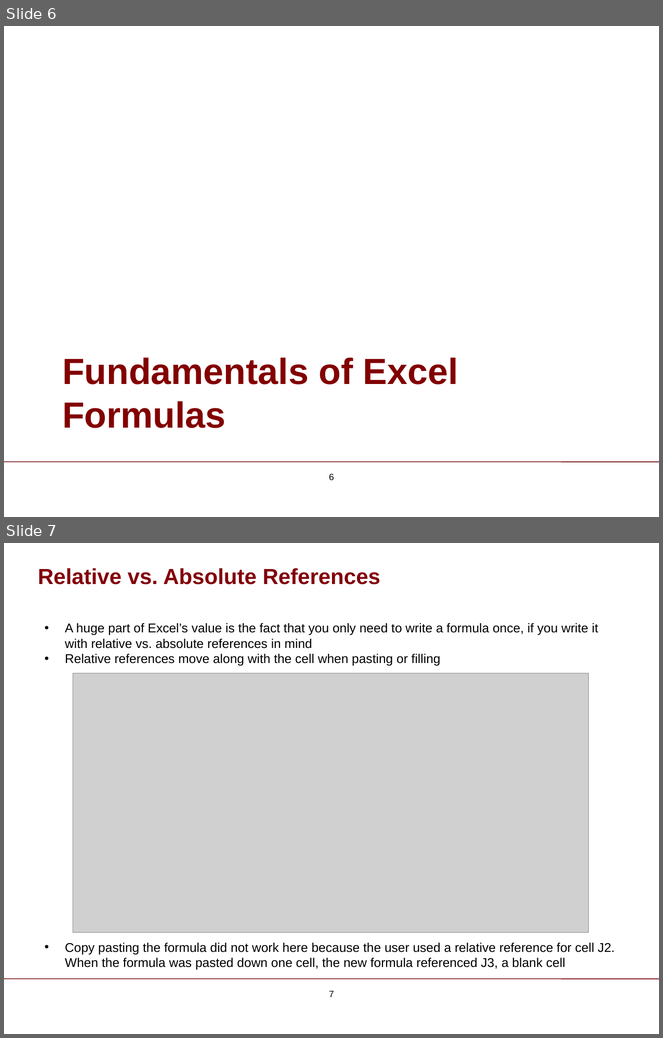
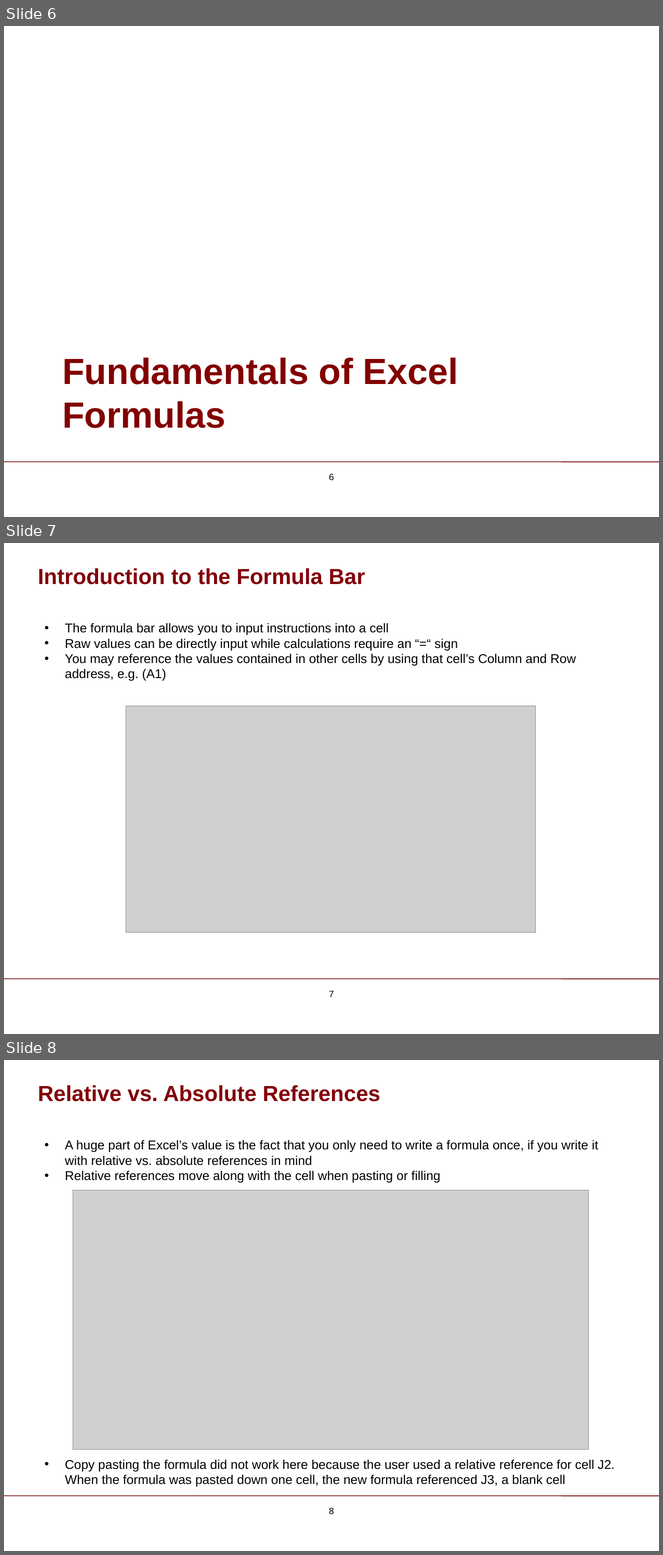
Before and after one commit to ChicagoBoothAnalytics/site, a slide deck: zzz MEDIA/Excel Basics.pptx. Shown one above the other, each under a label of ours: slides 6 and 7 before the commit, slides 6, 7 and 8 after it. The pictures are 663x1038 and 663x1555 pixels, drawn with LibreOffice and Linux fonts; fonts in the diff are those of the drawing; grey boxes stand for pictures; background and template pictures are left out. Boxes give left, top, right and bottom in pixels: in the first picture for what was removed or moved away, otherwise in the second. Text is boxed around its words. In the diff, an @@ line names an element or a change of style, - is before the commit and + after.

Commit message:
excel

```diff
--- a/zzz MEDIA/Excel Basics.pptx
+++ b/zzz MEDIA/Excel Basics.pptx
@@ slide 7 added at (4, 543, 659, 1034), background #FFFFFF; not listed: 1 template element that a slide beside it also shows @@
@@ text added at (38, 568, 365, 585), 24 pt, text #820009, bold @@
+Introduction to the Formula Bar
@@ table added at (407, 583, 422, 609), 1 rows, 1 columns @@
+
@@ text added at (65, 623, 576, 681), 14 pt, text #000000 @@
+• The formula bar allows you to input instructions into a cell
+• Raw values can be directly input while calculations require an “=“ sign
+• You may reference the values contained in other cells by using that cell’s Column and Row address, e.g. (A1)
@@ picture added at (126, 706, 536, 933) @@
@@ page number added at (329, 991, 334, 997), 10 pt, text #000000 @@
+7
@@ what was slide 7 is now slide 8 @@
@@ page number at (329, 1508, 334, 1514): text changed @@
-7
+8
```
